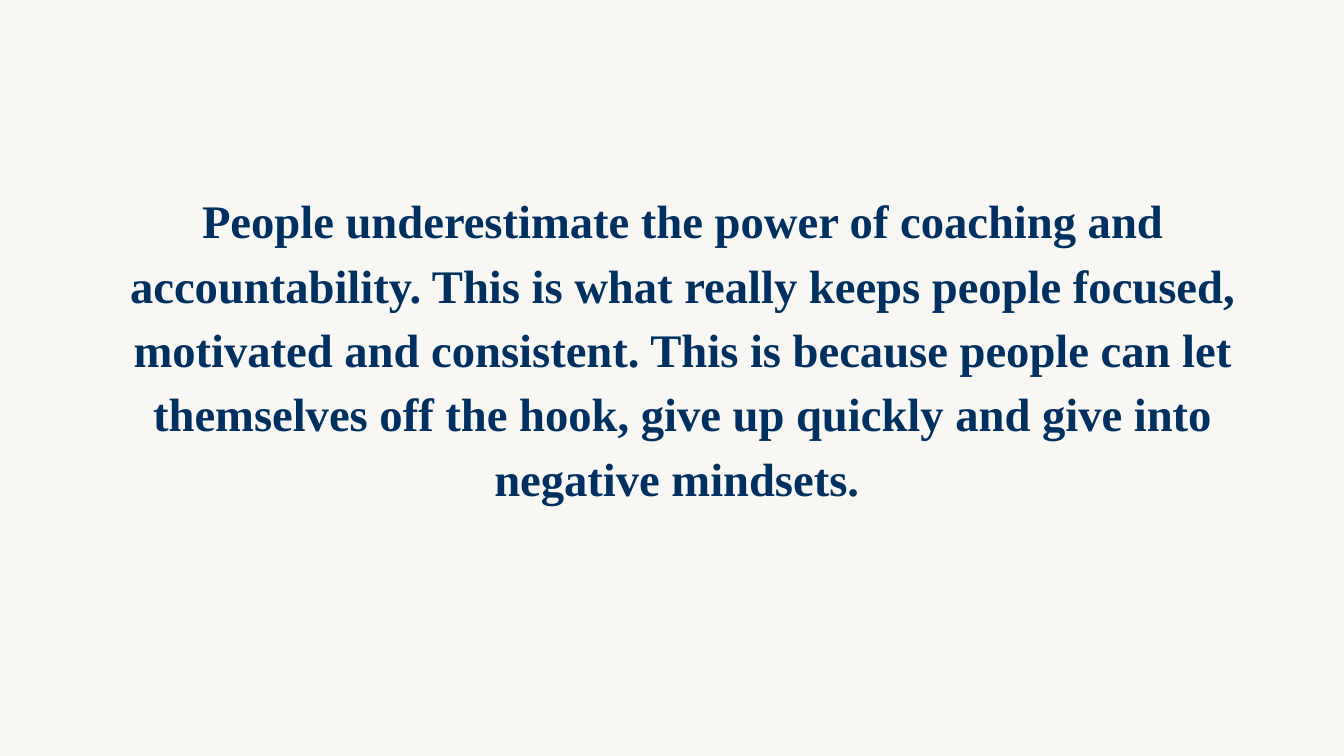
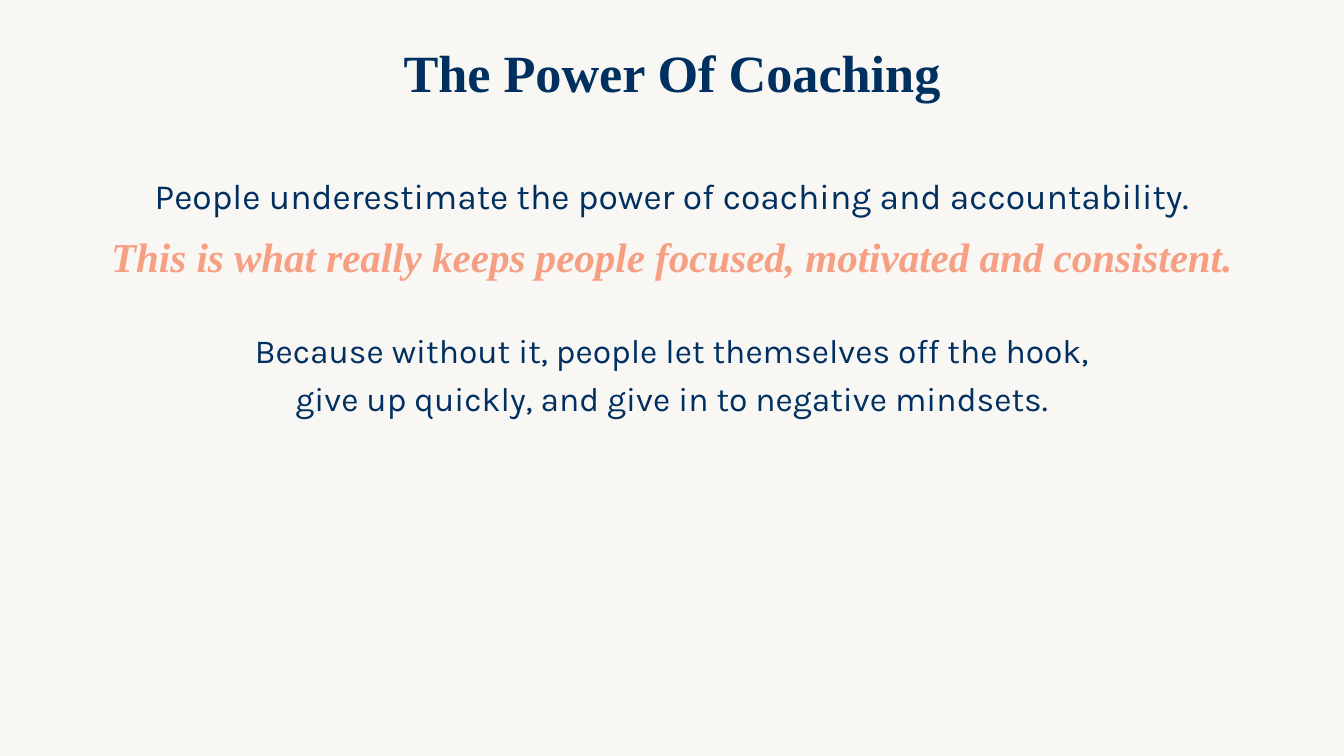
Before and after one commit to WeAreWLA/21-day-reset, a slide deck: slide 31 of decks/Day 5 - Free 5 Day Reset/Day 5 - Free 5 Day Reset.pptx. Drawn at 1344x756 pixels with LibreOffice and Linux fonts; fonts in the diff are those of the drawing. Boxes give left, top, right and bottom in pixels: in the first picture for what was removed or moved away, otherwise in the second. Text is boxed around its words. In the diff, an @@ line names an element or a change of style, - is before the commit and + after.

```diff
--- a/decks/Day 5 - Free 5 Day Reset/Day 5 - Free 5 Day Reset.pptx
+++ b/decks/Day 5 - Free 5 Day Reset/Day 5 - Free 5 Day Reset.pptx
@@ text added at bbox=[404, 55, 941, 103], 28 pt, text #003060, bold @@
+The Power Of Coaching
@@ text "People underestimate the power of ..." at bbox=[111, 184, 1233, 419]: vertical alignment middle to top @@
@@ text at bbox=[111, 184, 1233, 419]: text changed; size 25 to 18 pt; font Times New Roman to Karla; bold off @@
-People underestimate the power of coaching and accountability. This is what really keeps people focused, motivated and consistent. This is because people can let themselves off the hook, give up quickly and give into negative mindsets.
+People underestimate the power of coaching and accountability.
+This is what really keeps people focused, motivated and consistent.
+Because without it, people let themselves off the hook,
+give up quickly, and give in to negative mindsets.
```
Also in this commit, not shown: 22 other slides changed.
